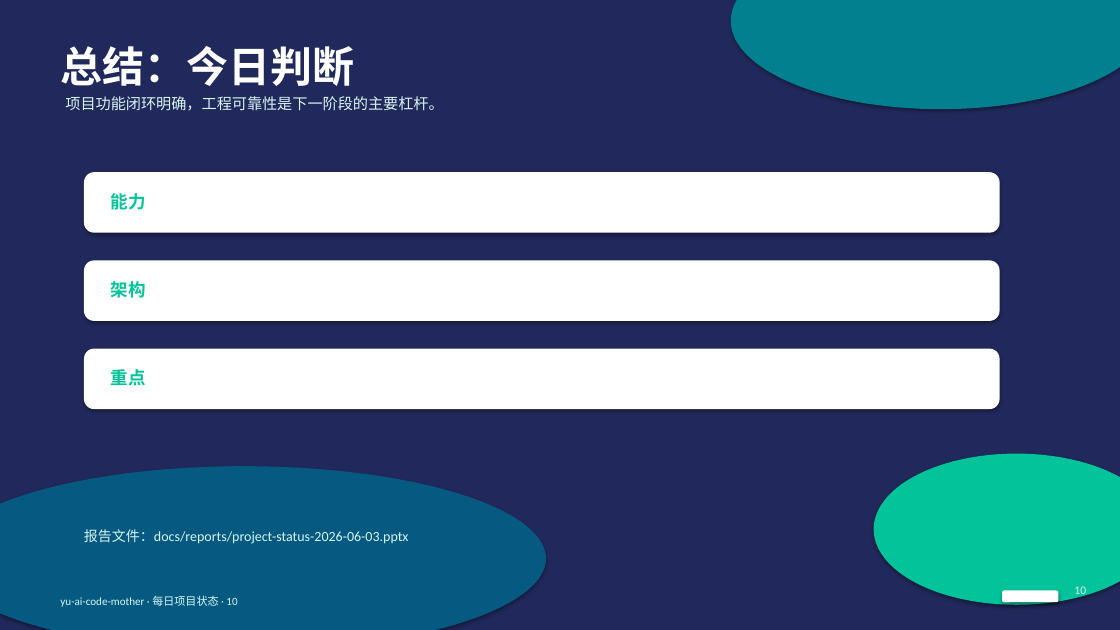
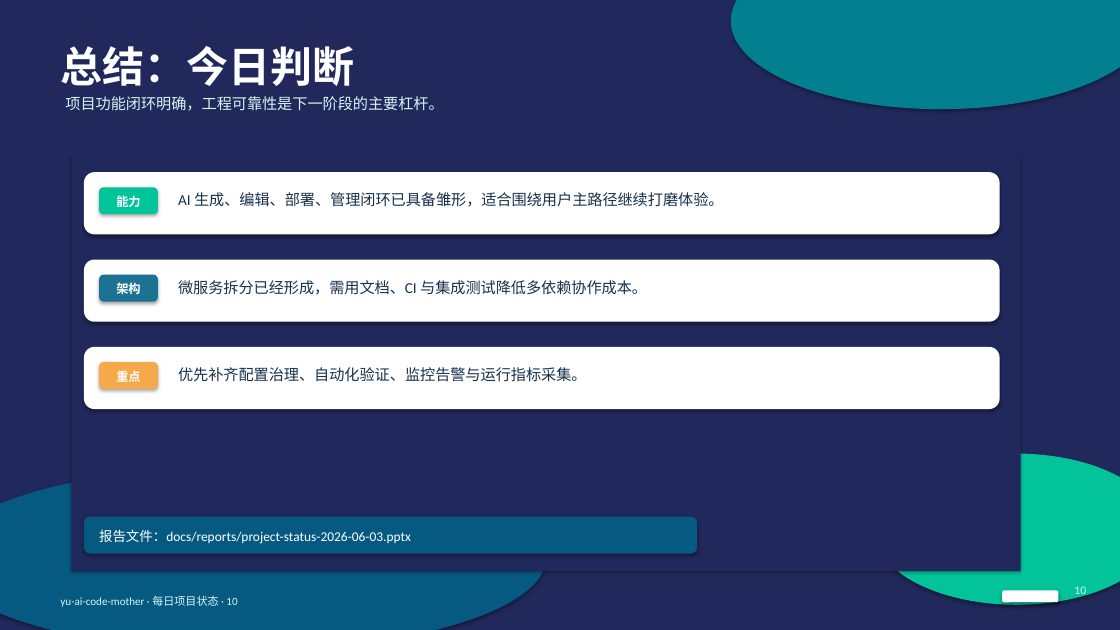
Before and after one commit to liyupi/yu-ai-code-mother, a slide deck: slide 10 of docs/reports/project-status-2026-06-03.pptx. Drawn at 1120x630 pixels with LibreOffice and Linux fonts; fonts in the diff are those of the drawing. Boxes give left, top, right and bottom in pixels: in the first picture for what was removed or moved away, otherwise in the second. Text is boxed around its words. In the diff, an @@ line names an element or a change of style, - is before the commit and + after.

```diff
--- a/docs/reports/project-status-2026-06-03.pptx
+++ b/docs/reports/project-status-2026-06-03.pptx
@@ rectangle added at <box>71,155,1021,571</box>, fill #21295C @@
@@ rounded rectangle added at <box>84,172,1000,234</box>, fill #FFFFFF @@
@@ rounded rectangle added at <box>99,187,158,214</box>, fill #02C39A @@
@@ text added at <box>178,192,724,207</box>, 13 pt, text #17324D @@
+AI 生成、编辑、部署、管理闭环已具备雏形，适合围绕用户主路径继续打磨体验。
@@ rounded rectangle added at <box>84,260,1000,322</box>, fill #FFFFFF @@
@@ rounded rectangle added at <box>99,275,158,302</box>, fill #1C7293 @@
@@ text added at <box>178,280,647,295</box>, 13 pt, text #17324D @@
+微服务拆分已经形成，需用文档、CI 与集成测试降低多依赖协作成本。
@@ rounded rectangle added at <box>84,347,1000,409</box>, fill #FFFFFF @@
@@ rounded rectangle added at <box>99,362,158,389</box>, fill #F6A94A @@
@@ size 15 to 10.5 pt, text colour #02C39A to #FFFFFF; alignment left to centre in 3 elements at <box>116,282,140,294</box>, <box>116,195,140,207</box>, <box>116,370,140,382</box> @@
@@ text added at <box>178,367,587,382</box>, 13 pt, text #17324D @@
+优先补齐配置治理、自动化验证、监控告警与运行指标采集。
@@ rounded rectangle added at <box>84,517,697,554</box>, fill #065A82 @@
@@ text "报告文件：docs/reports/project-status-2026-06-03.pptx": place and size @@
-text "报告文件：docs/reports/project-status-2026-06-03.pptx" at <box>84,529,409,544</box>
+text "报告文件：docs/reports/project-status-2026-06-03.pptx" at <box>99,529,411,544</box>
@@ text "报告文件：docs/reports/project-status-2026-06-03.pptx" at <box>99,529,411,544</box>: size 12 to 11.5 pt, text colour #D6F4EF to #FFFFFF @@
```
Also in this commit, not shown: 3 other slides changed.
